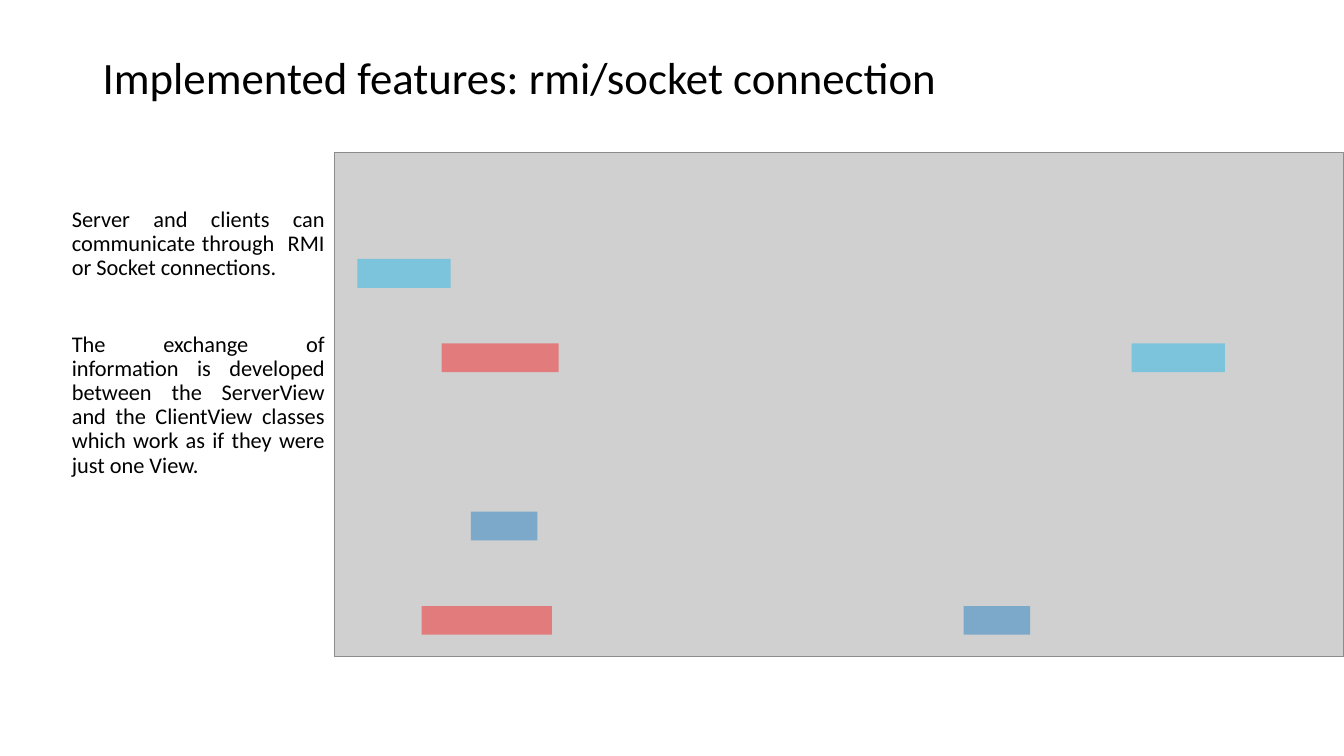
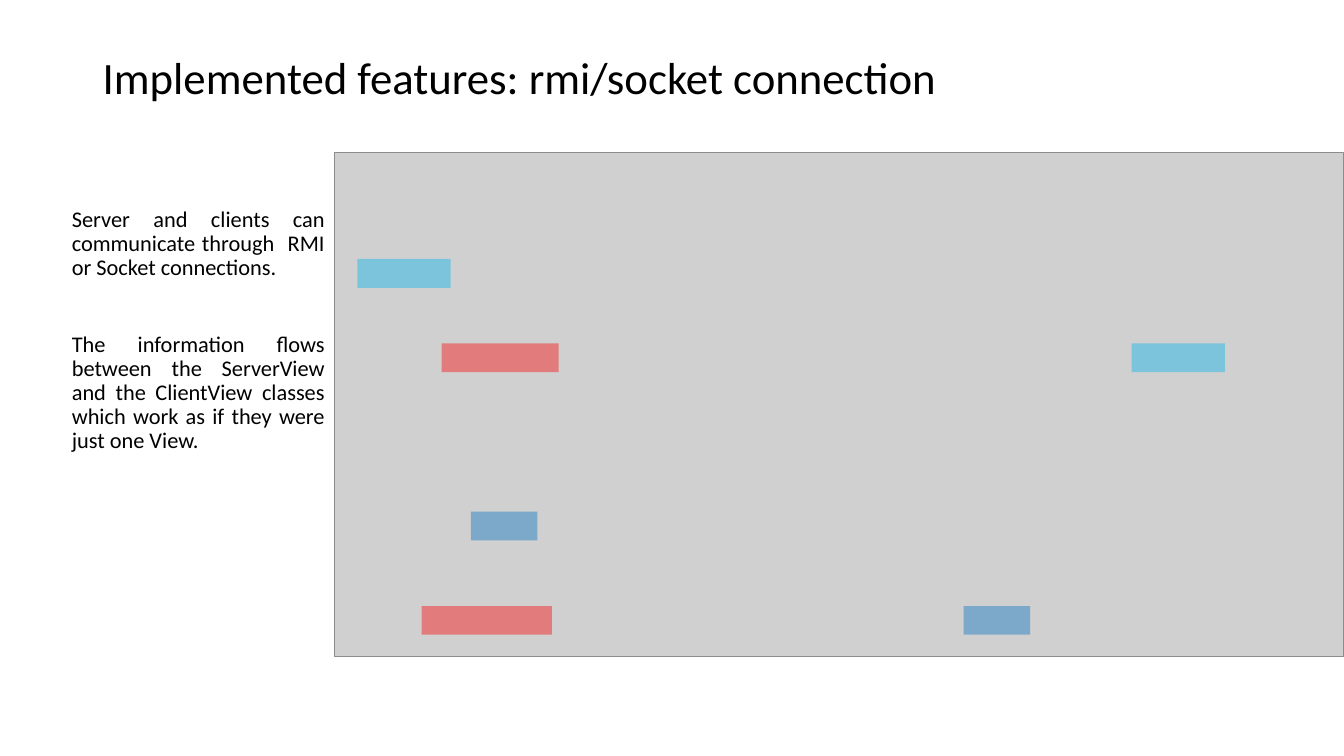
Before and after one commit to pietroferretti/counciloffour, a slide deck: slide 7 of uml/CO4.pptx. Drawn at 1344x756 pixels with LibreOffice and Linux fonts; fonts in the diff are those of the drawing; grey boxes stand for pictures. Boxes give left, top, right and bottom in pixels: in the first picture for what was removed or moved away, otherwise in the second. Text is boxed around its words. In the diff, an @@ line names an element or a change of style, - is before the commit and + after.

```diff
--- a/uml/CO4.pptx
+++ b/uml/CO4.pptx
@@ text at (x1=72, y1=336, x2=325, y2=452): text changed @@
-The exchange of information is developed between the ServerView and the ClientView classes which work as if they were just one View.
+The information flows between the ServerView and the ClientView classes which work as if they were just one View.
```
Also in this commit, not shown: 2 other slides changed, 9 other files.
